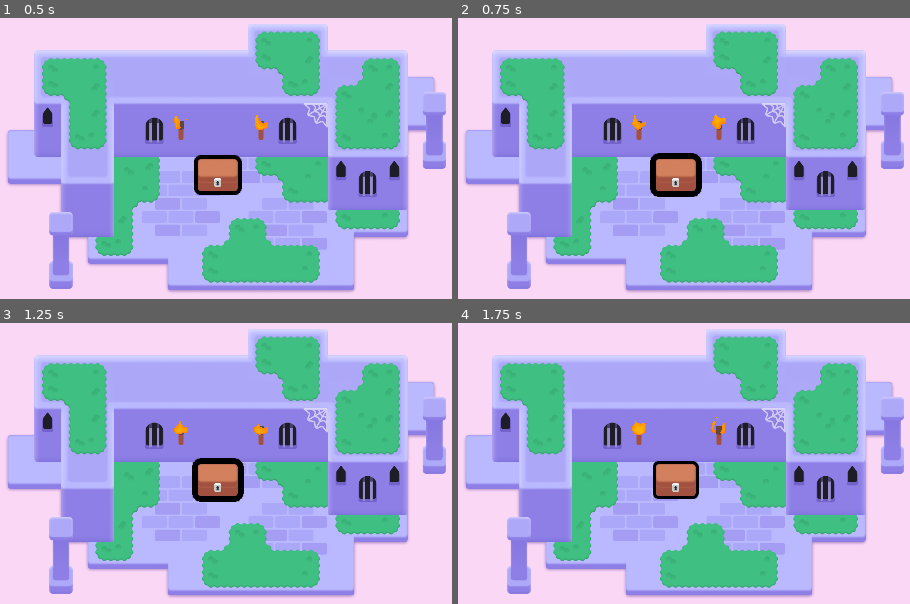
Above: before the commit, frames 1-4 (two rows, left to right).
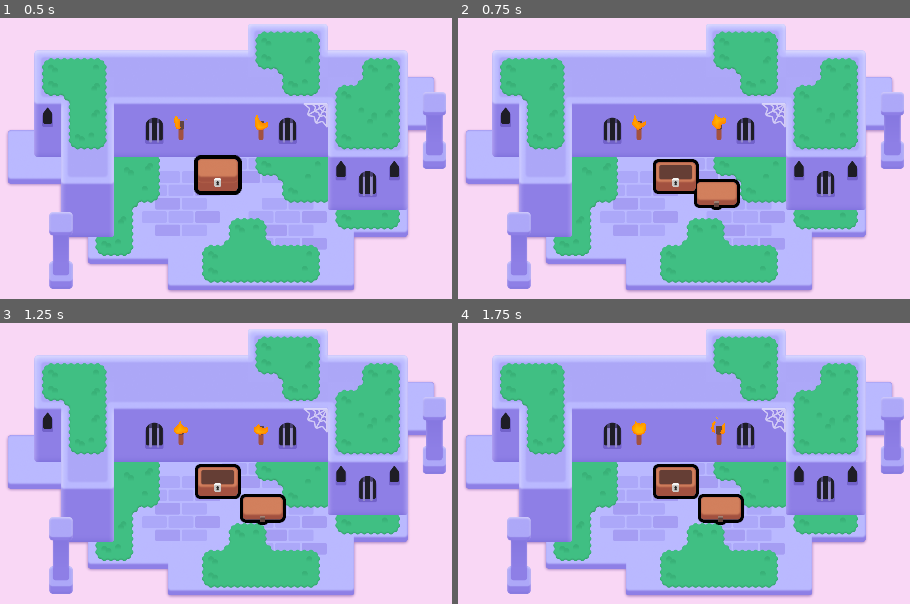
Above: after the commit, the same moments.

Repository: raweggyolk/2d-GameDev-Course
Game: Godot game, scene res://lessons/chest/items/mini_dungeon.tscn
Same seed, same stepped clock (60 frames per second), same inputs: the game is played once before the commit and once after it.
Inputs (mouse positions are in pixels of both pictures, inside the frame that each line leads up to):
- Up to frame 1 (0.5 s): no input
- Up to frame 2 (0.75 s): tap Enter at 0.5 s; move the mouse to (674, 175) at 0.52 s; press the mouse at (674, 175) at 0.53 s; hold D (move_right) from 0.53 s (still down)
- Up to frame 3 (1.25 s): keep holding D (move_right); tap Space at 0.77 s
- Up to frame 4 (1.75 s): move the mouse to (516, 502) at 1.27 s; release D (move_right) at 1.28 s; release the mouse at (516, 502) at 1.28 s; hold S (move_down) from 1.28 s (still down); right-click (516, 502) at 1.35 s; click (516, 502) at 1.42 s; tap Space at 1.52 s

Frame 1 is identical in both runs. In frame 2, 2.0% of the frame differs, in the area x 42-63%, y 48-69%; in frame 3, 2.1%, in the area x 42-64%, y 48-72%; in frame 4, 1.7%.

Commit message:
L5. Open The Chest

Diff:
--- a/M06.looting_workbook/lessons/chest/chest.gd
+++ b/M06.looting_workbook/lessons/chest/chest.gd
@@ -1,7 +1,12 @@
 extends Area2D
 
 @onready var canvas_group: CanvasGroup = $CanvasGroup
+@onready var animation_player: AnimationPlayer = $AnimationPlayer
+var is_open := false
 
+func open() -> void:
+	animation_player.play("open")
+	input_pickable = false
 
 
 func _ready() -> void:
@@ -30,3 +35,13 @@
 
 func _process(delta):
 	pass
+
+func _input_event(viewport: Node, event: InputEvent, shape_index: int):
+	var event_is_mouse_click: bool = (
+		event is InputEventMouseButton and
+		event.button_index == MOUSE_BUTTON_LEFT and
+		event.is_pressed()
+	)
+
+	if event_is_mouse_click:
+		open()
--- a/M06.looting_workbook/lessons/chest/chest.tscn
+++ b/M06.looting_workbook/lessons/chest/chest.tscn
@@ -16,6 +16,21 @@
 shader_parameter/line_thickness = 4.0
 shader_parameter/viewport_scale = Vector2(1, 1)
 
+[sub_resource type="Animation" id="Animation_v0j8o"]
+length = 0.001
+tracks/0/type = "value"
+tracks/0/imported = false
+tracks/0/enabled = true
+tracks/0/path = NodePath("CanvasGroup/Top:position")
+tracks/0/interp = 1
+tracks/0/loop_wrap = true
+tracks/0/keys = {
+"times": PackedFloat32Array(0),
+"transitions": PackedFloat32Array(1),
+"update": 0,
+"values": [Vector2(0, -40)]
+}
+
 [sub_resource type="Animation" id="Animation_diubl"]
 resource_name = "open"
 tracks/0/type = "value"
@@ -29,21 +44,6 @@
 "transitions": PackedFloat32Array(1, 1, 1),
 "update": 0,
 "values": [Vector2(0, -40), Vector2(51, -101), Vector2(108, 39)]
-}
-
-[sub_resource type="Animation" id="Animation_v0j8o"]
-length = 0.001
-tracks/0/type = "value"
-tracks/0/imported = false
-tracks/0/enabled = true
-tracks/0/path = NodePath("CanvasGroup/Top:position")
-tracks/0/interp = 1
-tracks/0/loop_wrap = true
-tracks/0/keys = {
-"times": PackedFloat32Array(0),
-"transitions": PackedFloat32Array(1),
-"update": 0,
-"values": [Vector2(0, -40)]
 }
 
 [sub_resource type="AnimationLibrary" id="AnimationLibrary_0ph2l"]
--- a/M06.looting_workbook/practices/L5.P1.open_the_door/door.gd
+++ b/M06.looting_workbook/practices/L5.P1.open_the_door/door.gd
@@ -4,10 +4,16 @@
 
 
 func _input_event(viewport: Node, event: InputEvent, shape_index: int):
-	# Complete this boolean expression to check if the input event is a left-mouse click.
+
 	var event_is_mouse_click: bool = (
-		false
+		event is InputEventMouseButton and
+		event.button_index == MOUSE_BUTTON_LEFT and
+		event.is_pressed()
 	)
 
 	if event_is_mouse_click:
-		pass
+		open()
+
+func open() -> void:
+	animation_player.play("open")
+	input_pickable = false
--- a/M06.looting_workbook/practices/L5.P1.open_the_door/door_open.tscn
+++ b/M06.looting_workbook/practices/L5.P1.open_the_door/door_open.tscn
@@ -1,9 +1,9 @@
-[gd_scene load_steps=9 format=3]
+[gd_scene load_steps=9 format=3 uid="uid://4nc8hkrsiiv1"]
 
 [ext_resource type="Script" path="res://practices/L5.P1.open_the_door/door.gd" id="1_5kjh1"]
-[ext_resource type="Material" path="res://practices/L5.P1.open_the_door/material.tres" id="2_ddrka"]
-[ext_resource type="Texture2D" path="res://practices/L5.P1.open_the_door/door_hinge.png" id="3_21hrr"]
-[ext_resource type="Texture2D" path="res://practices/L5.P1.open_the_door/door_body.png" id="4_87sm3"]
+[ext_resource type="Material" uid="uid://bea3lj1m2qape" path="res://practices/L5.P1.open_the_door/material.tres" id="2_ddrka"]
+[ext_resource type="Texture2D" uid="uid://1t3pjx2jmrtp" path="res://practices/L5.P1.open_the_door/door_hinge.png" id="3_21hrr"]
+[ext_resource type="Texture2D" uid="uid://r0f5ky2kx4qc" path="res://practices/L5.P1.open_the_door/door_body.png" id="4_87sm3"]
 
 [sub_resource type="CapsuleShape2D" id="CapsuleShape2D_h3xna"]
 radius = 31.0
--- a/M06.looting_workbook/practices/L5.P1.open_the_door/open_the_door.tscn
+++ b/M06.looting_workbook/practices/L5.P1.open_the_door/open_the_door.tscn
@@ -1,17 +1,13 @@
-[gd_scene load_steps=4 format=3]
+[gd_scene load_steps=3 format=3 uid="uid://b7y3fy4cyfyxx"]
 
-[ext_resource type="PackedScene" path="res://practices/L5.P1.open_the_door/door_open.tscn" id="1_jjcwt"]
-[ext_resource type="Script" path="res://practices/L5.P1.open_the_door/door.gd" id="2_761eb"]
-[ext_resource type="Texture2D" path="res://practices/L5.P1.open_the_door/wall.png" id="3_nmn4b"]
+[ext_resource type="PackedScene" uid="uid://4nc8hkrsiiv1" path="res://practices/L5.P1.open_the_door/door_open.tscn" id="1_jjcwt"]
+[ext_resource type="Texture2D" uid="uid://dwbwn5t4dfiib" path="res://practices/L5.P1.open_the_door/wall.png" id="3_nmn4b"]
 
 [node name="OpenTheDoor" type="Node2D"]
 metadata/_edit_horizontal_guides_ = []
 
-[node name="DoorOpen" type="Area2D" parent="." instance=ExtResource("1_jjcwt")]
+[node name="DoorOpen" parent="." instance=ExtResource("1_jjcwt")]
 position = Vector2(960, 446.5)
-collision_layer = 2
-collision_mask = 0
-script = ExtResource("2_761eb")
 
 [node name="Wall" type="Sprite2D" parent="."]
 position = Vector2(959, 929.5)
--- a/M06.looting_workbook/practices/L5.P2.pop_the_balloon/balloon_pop.gd
+++ b/M06.looting_workbook/practices/L5.P2.pop_the_balloon/balloon_pop.gd
@@ -5,7 +5,8 @@
 	var event_is_mouse_release: bool = (
 		event is InputEventMouseButton
 		and event.button_index == MOUSE_BUTTON_LEFT
+		and event.is_released()
 	)
 
 	if event_is_mouse_release:
-		pass
+		queue_free()
--- a/M06.looting_workbook/practices/L5.P2.pop_the_balloon/balloon_pop.tscn
+++ b/M06.looting_workbook/practices/L5.P2.pop_the_balloon/balloon_pop.tscn
@@ -1,9 +1,9 @@
-[gd_scene load_steps=6 format=3]
+[gd_scene load_steps=6 format=3 uid="uid://b01e77mja0de6"]
 
 [ext_resource type="Script" path="res://practices/L5.P2.pop_the_balloon/balloon_pop.gd" id="1_r5f1c"]
-[ext_resource type="Material" path="res://practices/L5.P2.pop_the_balloon/material.tres" id="2_2bj50"]
-[ext_resource type="Texture2D" path="res://practices/L5.P2.pop_the_balloon/balloon_tail.png" id="3_06qel"]
-[ext_resource type="Texture2D" path="res://practices/L5.P2.pop_the_balloon/balloon_top.png" id="4_tkh23"]
+[ext_resource type="Material" uid="uid://bh8me21qj0etl" path="res://practices/L5.P2.pop_the_balloon/material.tres" id="2_2bj50"]
+[ext_resource type="Texture2D" uid="uid://bnfm17ejohcbd" path="res://practices/L5.P2.pop_the_balloon/balloon_tail.png" id="3_06qel"]
+[ext_resource type="Texture2D" uid="uid://oyf7maqtrbvs" path="res://practices/L5.P2.pop_the_balloon/balloon_top.png" id="4_tkh23"]
 
 [sub_resource type="CapsuleShape2D" id="CapsuleShape2D_6fgqy"]
 radius = 47.0
--- a/M06.looting_workbook/practices/L5.P2.pop_the_balloon/pop_the_balloon.tscn
+++ b/M06.looting_workbook/practices/L5.P2.pop_the_balloon/pop_the_balloon.tscn
@@ -1,16 +1,11 @@
-[gd_scene load_steps=3 format=3]
+[gd_scene load_steps=2 format=3 uid="uid://c8uv2r54afkvg"]
 
-[ext_resource type="PackedScene" path="res://practices/L5.P2.pop_the_balloon/balloon_pop.tscn" id="1_enrvy"]
-[ext_resource type="Script" path="res://practices/L5.P2.pop_the_balloon/balloon_pop.gd" id="2_xkyg3"]
+[ext_resource type="PackedScene" uid="uid://b01e77mja0de6" path="res://practices/L5.P2.pop_the_balloon/balloon_pop.tscn" id="1_enrvy"]
 
 [node name="PopTheBalloon" type="Node2D"]
 metadata/_edit_horizontal_guides_ = []
 
-[node name="BalloonPop" type="Area2D" parent="." instance=ExtResource("1_enrvy")]
-position = Vector2(960, 540)
-collision_layer = 2
-collision_mask = 0
-script = ExtResource("2_xkyg3")
+[node name="BalloonPop" parent="." instance=ExtResource("1_enrvy")]
 
 [node name="ExtraVisuals" type="Node" parent="."]
 
